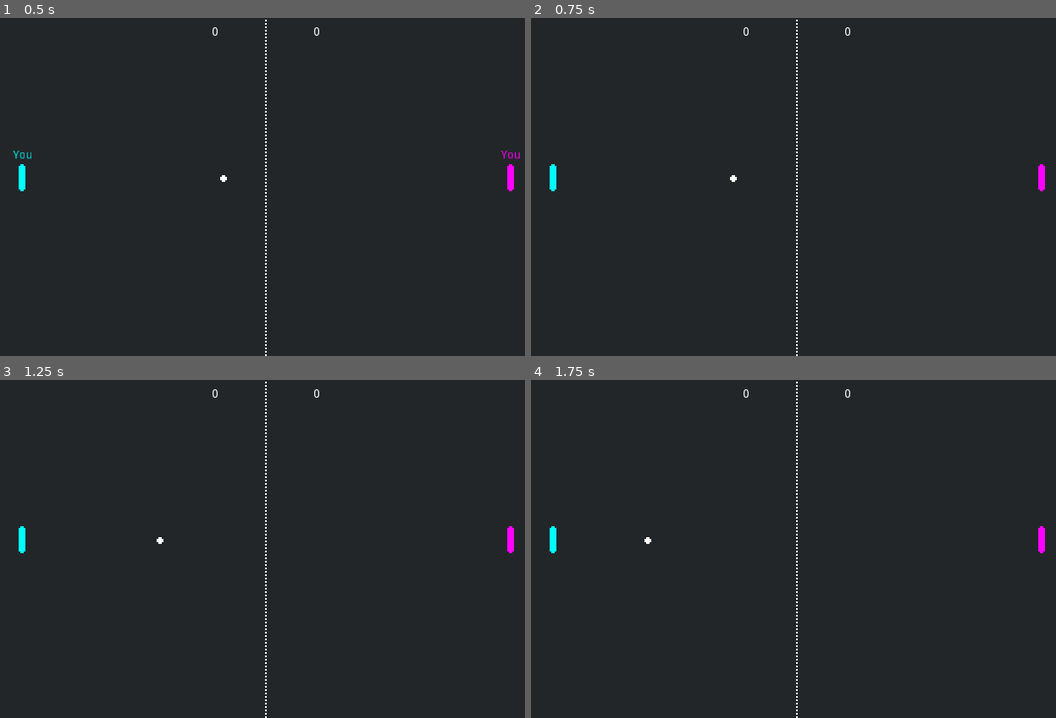
Above: before the commit, frames 1-4 (two rows, left to right).
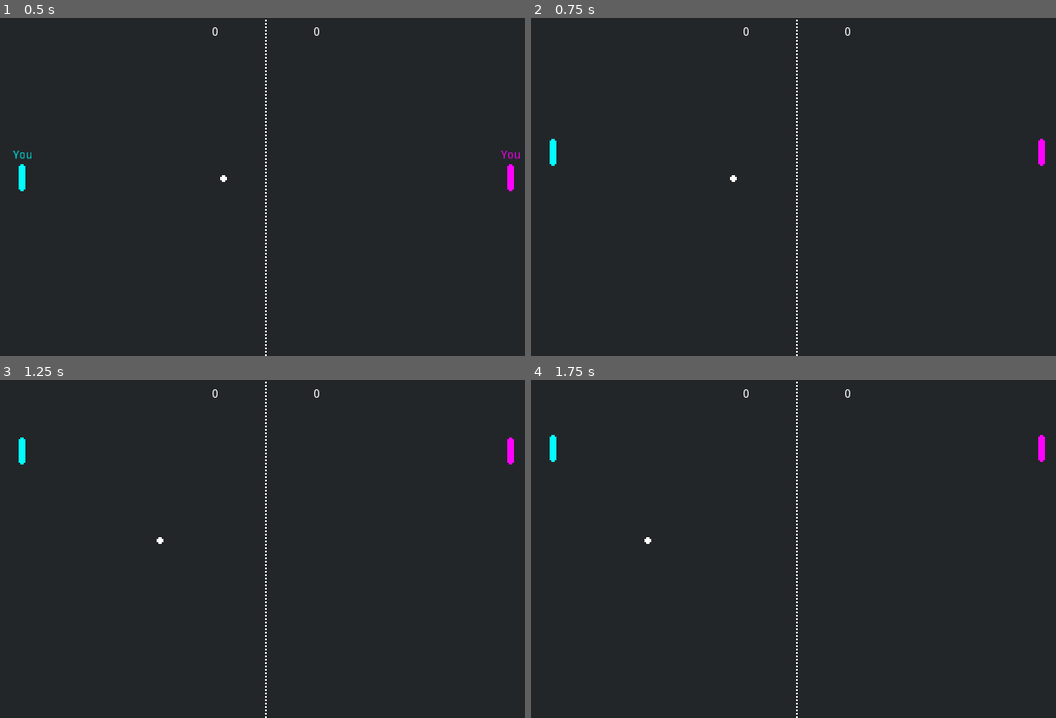
Above: after the commit, the same moments.

Repository: Leonix/godot-synced
Game: Godot game, scene res://playground/pong/pong.tscn
Two runs of this game, one before a commit and one after it. Both use one fixed random seed, a clock stepped at 60 frames per second and the inputs below. This scene is started directly instead of the project's main scene.
Inputs (mouse positions are in pixels of both pictures, inside the frame that each line leads up to):
- Up to frame 1 (0.5 s): no input
- Up to frame 2 (0.75 s): tap Enter at 0.5 s; move the mouse to (914, 170) at 0.52 s; hold Up (move_up) from 0.53 s (still down); click (914, 170) at 0.67 s
- Up to frame 3 (1.25 s): keep holding Up (move_up)
- Up to frame 4 (1.75 s): release Up (move_up) at 1.25 s; drag from (688, 565) to (552, 538) at 1.27 s

Frame 1 is identical in both runs. In frame 2, 0.4% of the frame differs, in the area x 3-98%, y 35-52%; in frame 3, 0.4%, in the area x 3-98%, y 17-52%; in frame 4, 0.4%.
Error before the commit: Invalid get index '0' (on base: 'PoolIntArray'). (res://playground/pong/logic/pong.gd:25)

Commit message:
rewriting pong in progress

Diff:
--- /dev/null
+++ b/playground/pong/logic/SyncPaddle.gd
@@ -0,0 +1,9 @@
+extends SyncBase
+
+# !!! make it sync
+# make it auto fill from parent after _physics_process()
+# and auto set to parent before _process()
+var position
+
+func _ready():
+	pass
--- a/playground/pong/logic/ball.gd
+++ b/playground/pong/logic/ball.gd
@@ -41,8 +41,7 @@
 			rpc("_reset_ball", true)
 
 
-sync func bounce(left, random):
-	# Using sync because both players can make it bounce.
+func bounce(left, random):
 	if left:
 		direction.x = abs(direction.x)
 	else:
@@ -51,7 +50,6 @@
 	_speed *= 1.1
 	direction.y = random * 2.0 - 1
 	direction = direction.normalized()
-
 
 sync func stop():
 	stopped = true
--- a/playground/pong/logic/paddle.gd
+++ b/playground/pong/logic/paddle.gd
@@ -7,49 +7,26 @@
 var _motion = 0
 var _you_hidden = false
 
-# 0 means local player
-# this is changed from pong.gd
-var belongs_to_peer_id = 0
+onready var _screen_size_y = get_viewport_rect().size.y
+onready var synced = $Sync
 
-# Drop-in replacement for Input that transparently transfers keypresses over the network
-var sync_input = null
+func _process(_delta):
+	# Hide label instantly for another person's paddle, or after a move for your paddle.
+	if not _you_hidden:
+		if _motion != 0 or not synced.is_local_peer():
+			_hide_you_label()
 
-onready var _screen_size_y = get_viewport_rect().size.y
-
-func _process(delta):
-
-	if not sync_input or (sync_input.get_peer_id() and sync_input.get_peer_id() != belongs_to_peer_id):
-		sync_input = SyncManager.get_input_facade(belongs_to_peer_id)
-
-	_motion = sync_input.get_action_strength("move_down") - sync_input.get_action_strength("move_up")
+func _physics_process(delta):
+	_motion = synced.input.get_action_strength("move_down") - synced.input.get_action_strength("move_up")
 	_motion *= MOTION_SPEED
 
-	# Hide label instantly for another person's paddle, or after a move for your paddle.
-	if not _you_hidden:
-		if _motion != 0 or belongs_to_peer_id != 0:
-			_hide_you_label()
-
-	# In real life there will be no check for is_network_master()
-	# 1) Write to position will be ignored on Client (unless CSP of cource)
-	#    becase position will be inside SyncBase property
-	# 2) Server-to-client sync will be done by SyncBase
-	if is_network_master():
-		translate(Vector2(0, _motion * delta))
-		position.y = clamp(position.y, 16, _screen_size_y - 16)
-
-		rpc_unreliable("set_pos_and_motion", position, _motion)
-
-# Synchronize position and speed to the other peers.
-puppet func set_pos_and_motion(pos, motion):
-	position = pos
-	_motion = motion
+	translate(Vector2(0, _motion * delta))
+	position.y = clamp(position.y, 16, _screen_size_y - 16)
 
 func _hide_you_label():
 	_you_hidden = true
 	get_node("You").hide()
 
-
 func _on_paddle_area_enter(area):
-	if is_network_master():
-		# Random for new direction generated on each peer.
-		area.rpc("bounce", left, randf())
+	# Random for new direction generated on each peer.
+	area.bounce(left, randf())
--- a/playground/pong/logic/pong.gd
+++ b/playground/pong/logic/pong.gd
@@ -16,14 +16,22 @@
 	# We're in an authoritative multiplayer game now, yay!
 	# Keep Server as the master of all nodes.
 	# Instead, tell paddles to listen to input from proper source.
-	if get_tree().is_network_server():
-		# For the server, give control of player 2 to the other peer.
-		$Player2.belongs_to_peer_id = get_tree().get_network_connected_peers()[0]
+	if SyncManager.is_server():
+		# For the server, give control of player2 to the other peer, player1 to self.
+		$Player1/Sync.belongs_to_peer_id = 0
+		$Player2/Sync.belongs_to_peer_id = get_tree().get_network_connected_peers()[0]
 		print('SERVER: player2 belongs to another player %s' % get_tree().get_network_connected_peers()[0])
+	elif SyncManager.is_client():
+		# For the client, change control of player2 to self, leave player1 belonging to no one
+		$Player2/Sync.belongs_to_peer_id = 0
+		print('CLIENT: player1 belongs to another player %s' % get_tree().get_network_connected_peers()[0])
 	else:
-		# For the client, leave control of player 2 to itself, but change player1
-		$Player1.belongs_to_peer_id = get_tree().get_network_connected_peers()[0]
-		print('CLIENT: player2 belongs to another player %s' % get_tree().get_network_connected_peers()[0])
+		# Clicked "Play Scene" in Editor?..
+		# Single player, no networkging enabled for some reason.
+		# Let's control both players for the fun of it.
+		$Player1/Sync.belongs_to_peer_id = 0
+		$Player2/Sync.belongs_to_peer_id = 0
+		print('OFFLINE: both players are controlled by local input')
 
 
 sync func update_score(add_to_left):
--- a/playground/pong/paddle.tscn
+++ b/playground/pong/paddle.tscn
@@ -1,7 +1,8 @@
-[gd_scene load_steps=4 format=2]
+[gd_scene load_steps=5 format=2]
 
 [ext_resource path="res://playground/pong/logic/paddle.gd" type="Script" id=1]
 [ext_resource path="res://playground/pong/paddle.png" type="Texture" id=2]
+[ext_resource path="res://playground/pong/logic/SyncPaddle.gd" type="Script" id=3]
 
 [sub_resource type="CapsuleShape2D" id=1]
 radius = 4.78568
@@ -25,4 +26,7 @@
 size_flags_vertical = 0
 text = "You"
 align = 1
+
+[node name="Sync" type="Node" parent="."]
+script = ExtResource( 3 )
 [connection signal="area_entered" from="." to="." method="_on_paddle_area_enter"]
--- a/sync/SyncBase.gd
+++ b/sync/SyncBase.gd
@@ -1,14 +1,32 @@
 #
-#
+# !!! Property setting to update corresponding property on parent node
+# every _process() and _physics_process()
+# * will probably have to use crazy stuff like _process_internal()
 #
 
 extends Node
 class_name SyncBase
 
-var _spawner: SyncBase = null
+# Network peer whose Input commands this object listens to.
+# Game logic should set this to appropriate peer_id for objects
+# that are normally would read input from Input class or use _input() callback
+# 0 here always means local player. null means no one (dummy input).
+var belongs_to_peer_id = null
 
-func _init(spawner:SyncBase = null):
-	_spawner = spawner
+# Should be set by whoever instanced scene containing this before attaching to scene tree.
+# Affects how Client-Side-Predicted new entities locate their Server counterparts.
+var spawner: SyncBase = null # !!! not implemented, why is it here...
+
+# Input facade to read player's input through instead of builtin Input
+var input setget ,get_input
 
 func _ready():
-	SyncManager.SyncBase_created(self, _spawner)
+	SyncManager.SyncBase_created(self, spawner)
+
+func get_input():
+	if not input or input.get_peer_id() != belongs_to_peer_id:
+		input = SyncManager.get_input_facade(belongs_to_peer_id)
+	return input
+
+func is_local_peer():
+	return belongs_to_peer_id == 0
--- a/sync/SyncManager.gd
+++ b/sync/SyncManager.gd
@@ -72,8 +72,8 @@
 #
 
 # Shenanigans needed to calculate state_id_frac
-var state_id_frac_fix = 0.0
-var first_process_since_physics_process = true
+var _state_id_frac_fix = 0.0
+var _first_process_since_physics_process = true
 
 # Used to control rate of sending input from client to server
 var _mtime_last_input_batch_sent = 0.0
@@ -96,15 +96,10 @@
 	get_tree().connect("server_disconnected", self, "_i_disconnected")
 
 func _process(_delta):
-	if first_process_since_physics_process and state_id_frac_to_integer_reduction > 0:
-		state_id_frac_fix = move_toward(state_id_frac_fix, Engine.get_physics_interpolation_fraction(), state_id_frac_to_integer_reduction)
-		first_process_since_physics_process = false
-
-func is_server():
-	return get_tree().network_peer and get_tree().is_network_server()
-
-func is_client():
-	return get_tree().network_peer and _is_connected_to_server and not get_tree().is_network_server()
+	if _first_process_since_physics_process:
+		if state_id_frac_to_integer_reduction > 0:
+			_state_id_frac_fix = move_toward(_state_id_frac_fix, Engine.get_physics_interpolation_fraction(), state_id_frac_to_integer_reduction)
+			_first_process_since_physics_process = false
 
 func _physics_process(_delta):
 
@@ -113,8 +108,8 @@
 		pass # !!!
 
 	# Increment global state time
-	first_process_since_physics_process = true
 	state_id += 1
+	_first_process_since_physics_process = true
 
 	# Build new Input frame
 	sample_input()
@@ -336,11 +331,16 @@
 # Returns an object to read player's input through,
 # like a (limited) drop-in replacement of Godot's Input class.
 # 0 means local player, same as get_tree().multiplayer.get_network_unique_id()
-func get_input_facade(peer_unique_id:int = 0):
+func get_input_facade(peer_unique_id):
+	if peer_unique_id == null:
+		return SyncInputFacade.FakeInputFacade.new()
 	if peer_unique_id > 0 and get_tree().network_peer and peer_unique_id == get_tree().multiplayer.get_network_unique_id():
 		peer_unique_id = 0
-	var peer = get_node("%s/SyncInputFacade" % peer_unique_id)
-	return peer if peer else SyncInputFacade.FakeInputFacade.new()
+	# find_node() avoids warnings on client from get_node() that node does not exist
+	var peer = find_node(str(peer_unique_id), false, false)
+	if not peer:
+		return SyncInputFacade.FakeInputFacade.new()
+	return get_node("%s/SyncInputFacade" % peer_unique_id)
 
 # Instances of SyncBase report here upon creation
 func SyncBase_created(_sb, _spawner=null):
@@ -363,6 +363,14 @@
 		self.add_child(local_peer)
 
 	return local_peer
+
+# True if networking enabled and we're the Server
+func is_server():
+	return get_tree().network_peer and get_tree().is_network_server()
+
+# True if networking enabled and we're a Client
+func is_client():
+	return get_tree().network_peer and _is_connected_to_server and not get_tree().is_network_server()
 
 # Returns a SyncPeer child of SyncManager that sent an RPC that is currently
 # being processed, or null if no RPC in progress or peer not found for any reason.
@@ -393,7 +401,9 @@
 
 # Getters and setters
 func get_state_id_frac():
-	var result = Engine.get_physics_interpolation_fraction() - state_id_frac_fix
+	if Engine.is_in_physics_frame():
+		return float(state_id)
+	var result = Engine.get_physics_interpolation_fraction() - _state_id_frac_fix
 	result = clamp(result, 0.0, 0.99)
 	return result + state_id
 
